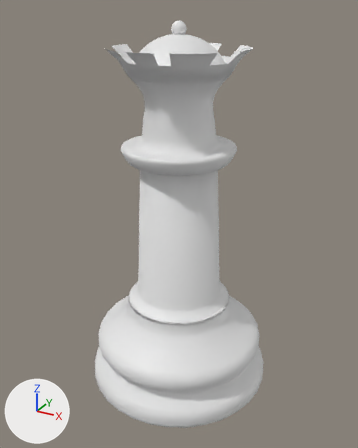
What one commit did to the Blender file ChessSet/Models/Pieces/Queen.blend.
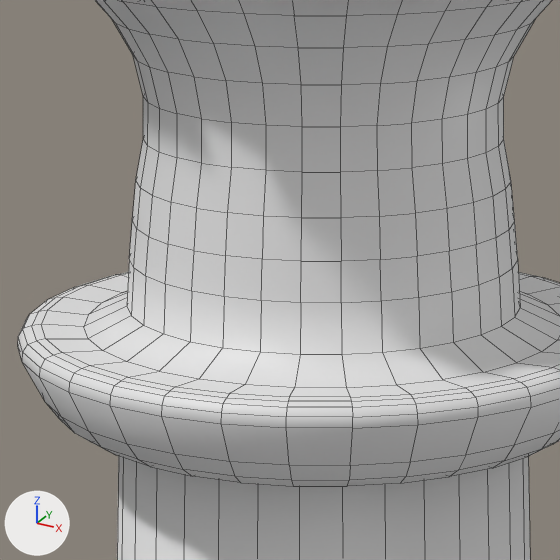
Each version appears first whole from a camera (50 mm lens) standing at (0.0463, -0.0841, 0.0793) and looking at (0.0002, -0.0004, 0.0374), and next in a close-up on the part from 33% to 63% of the width and 19% to 42% of the height. Every picture has the same lights, and +X, +Y and +Z are marked at lower left. The close-ups show mesh edges as thin lines.

Objects in the first close-up: 'Queen'.
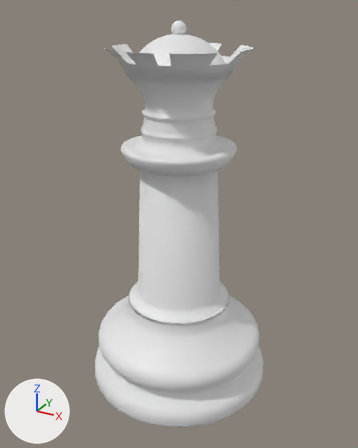
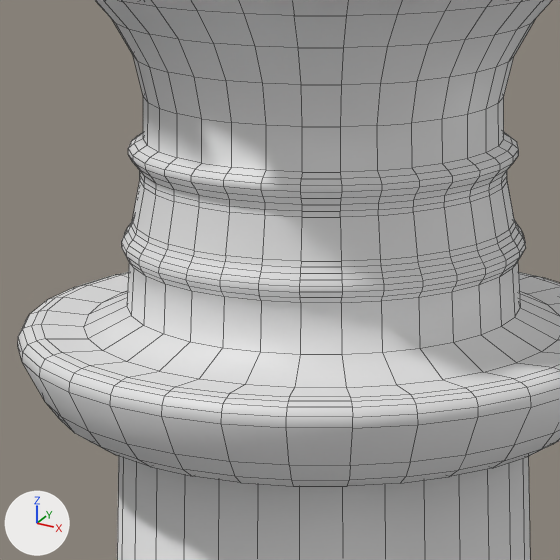
The change, as a diff of the scene's bpy script:
```diff
--- a/ChessSet/Models/Pieces/Queen.blend.py
+++ b/ChessSet/Models/Pieces/Queen.blend.py
@@ me_cylinder @@
 # used by ob_queen; location = (0.0, 0.0, 0.0)
-me_cylinder.from_pydata(...)  # 2493 vertices, 2515 faces; spans x -0.02..0.02, y -0.02..0.02, z 0.0..0.0769
+me_cylinder.from_pydata(...)  # 2877 vertices, 2899 faces; spans x -0.02..0.02, y -0.02..0.02, z 0.0..0.0769
+# me_cylinder part 1: 32 vertices moved from x -0.0069..0.0069, y -0.0069..0.0069, z 0.0596 to x -0.0067..0.0067, y -0.0067..0.0067, z 0.0596; 384 vertices added at x -0.0075..0.0075, y -0.0075..0.0075, z 0.057..0.061
```

Pixel boxes (x1, y1, x2, y2) of what changed, in the close-ups (560 x 560 px):
part 1 of me_cylinder, built on: before (132, 139, 515, 261); after (122, 132, 526, 303)
